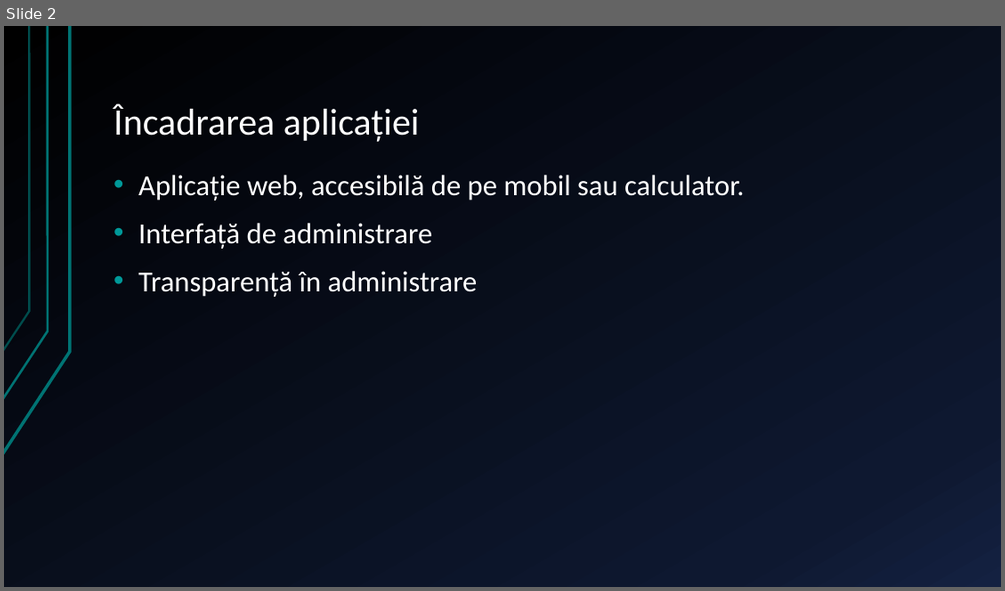
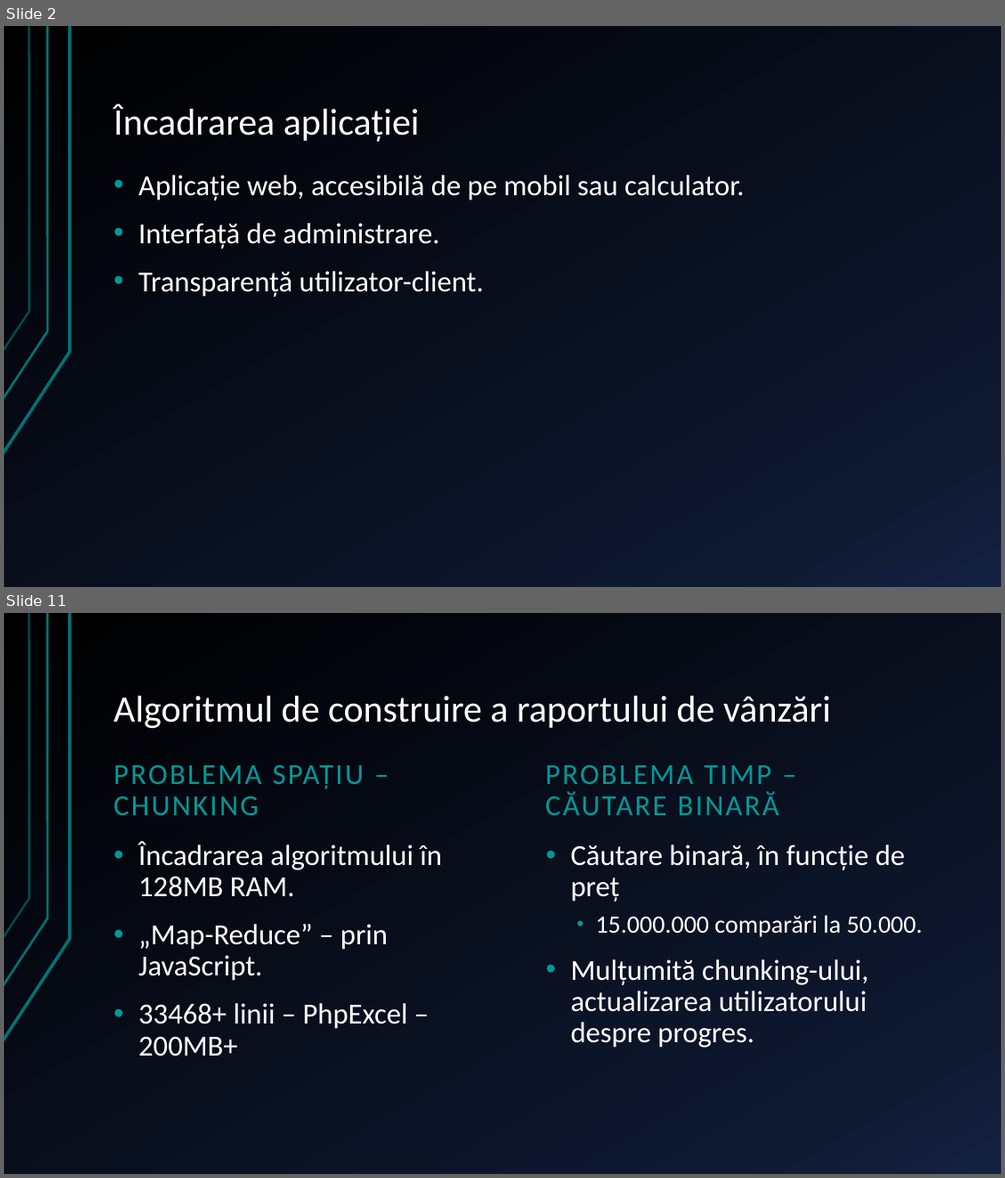
Before and after one commit to xiodine32/licenta_unibuc, a slide deck: prezentare.pptx. Shown one above the other, each under a label of ours: slide 2 before the commit, slides 2 and 11 after it; the slides between them are not shown. The pictures are 1005x591 and 1005x1178 pixels, drawn with LibreOffice and Linux fonts; fonts in the diff are those of the drawing. Boxes give left, top, right and bottom in pixels: in the first picture for what was removed or moved away, otherwise in the second. Text is boxed around its words. In the diff, an @@ line names an element or a change of style, - is before the commit and + after.

```diff
--- a/prezentare.pptx
+++ b/prezentare.pptx
@@ slide 11 added at (x1=4, y1=613, x2=1001, y2=1174), background gradient #000000 to #0F1931 to #142242; not listed: 3 template elements that a slide beside it also shows @@
@@ title added at (x1=113, y1=696, x2=831, y2=729), 36 pt, text #FFFFFF @@
+Algoritmul de construire a raportului de vânzări
@@ text added at (x1=113, y1=765, x2=364, y2=815), 28 pt, text #009999 @@
+PROBLEMA SPAȚIU – CHUNKING
@@ text added at (x1=545, y1=765, x2=779, y2=815), 28 pt, text #009999 @@
+PROBLEMA TIMP –
+CĂUTARE BINARĂ
@@ text added at (x1=138, y1=841, x2=442, y2=1056), 28 pt, text #FFFFFF @@
+• Încadrarea algoritmului în 128MB RAM.
+• „Map-Reduce” – prin JavaScript.
+• 33468+ linii – PhpExcel – 200MB+
@@ text added at (x1=571, y1=844, x2=922, y2=1047), 28 pt, text #FFFFFF @@
+• Căutare binară, în funcție de preț
+  • 15.000.000 comparări la 50.000.
+• Mulțumită chunking-ului, actualizarea utilizatorului despre progres.
@@ slide 2 changed as well @@
@@ text at (x1=138, y1=223, x2=484, y2=297): text changed @@
-• Interfață de administrare
-• Transparență în administrare
+• Interfață de administrare.
+• Transparență utilizator-client.
```
Also in this commit, not shown: 1 other slide changed, 9 other slides added, 9 slides removed, 1 other file.
